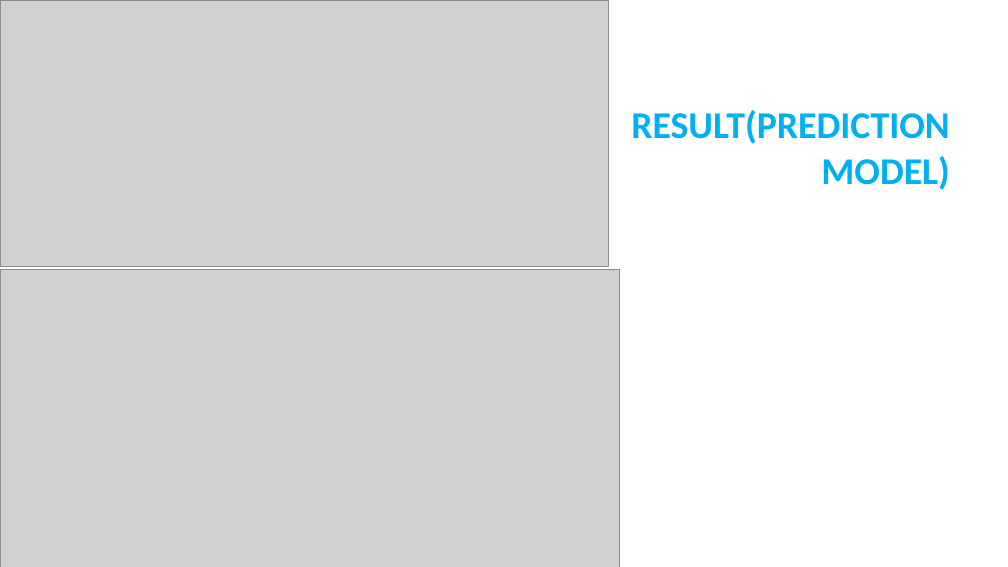
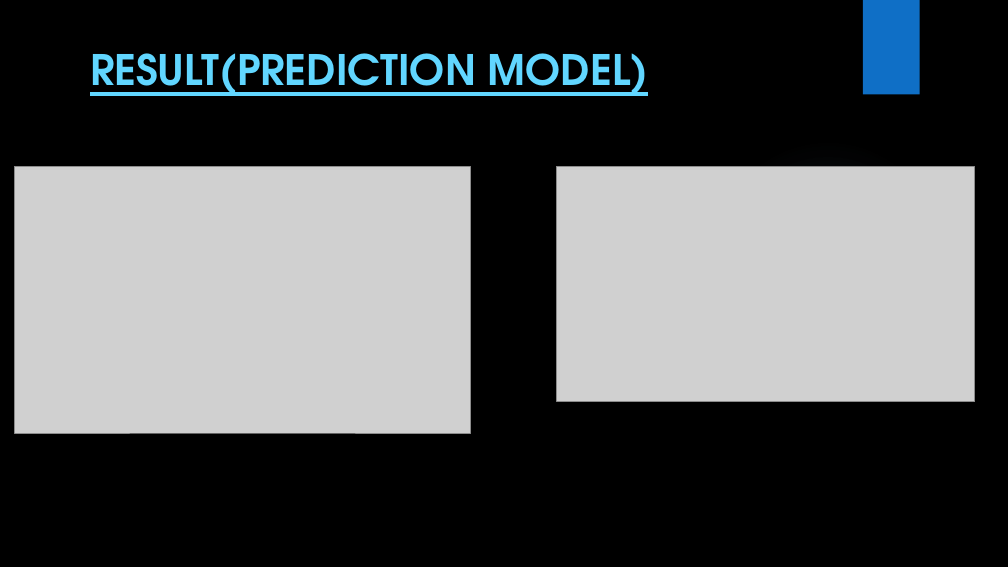
Before and after one commit to Manjima04/CORE-MODULE-5, a slide deck: slide 10 of Water Quality Data Analytics (1).pptx (slide 9 before the commit). Drawn at 1008x567 pixels with LibreOffice and Linux fonts; fonts in the diff are those of the drawing; grey boxes stand for pictures; background and template pictures are left out. Boxes give left, top, right and bottom in pixels: in the first picture for what was removed or moved away, otherwise in the second. Text is boxed around its words. In the diff, an @@ line names an element or a change of style, - is before the commit and + after.

```diff
--- a/Water Quality Data Analytics (1).pptx
+++ b/Water Quality Data Analytics (1).pptx
@@ background #FFFFFF to picture (left out) @@
@@ rectangle added at bbox=[863, 0, 920, 95], fill #0F6FC6 @@
@@ title "RESULT(PREDICTION MODEL)": place and size @@
-title "RESULT(PREDICTION MODEL)" at bbox=[631, 110, 950, 190]
+title "RESULT(PREDICTION MODEL)" at bbox=[90, 53, 648, 96]
@@ title "RESULT(PREDICTION MODEL)" at bbox=[90, 53, 648, 96]: size 36 to 40 pt, font Calibri to TeX Gyre Adventor, text colour #00B0F0 to #61D6FF, letter outline #59B0B9 0.52 pt to #009DD9 0.52 pt, underline on; alignment right to left; vertical alignment middle to top @@
@@ ellipse added at bbox=[712, 138, 944, 371], fill gradient #82B1E5 @@
@@ picture: place and size @@
-picture at bbox=[0, 0, 608, 266]
+picture at bbox=[14, 166, 470, 433]
@@ picture: place and size @@
-picture at bbox=[0, 269, 619, 567]
+picture at bbox=[557, 166, 975, 402]
```
Also in this commit, not shown: 9 other slides changed, 3 slides added, 1 slide removed, 2 other files.
